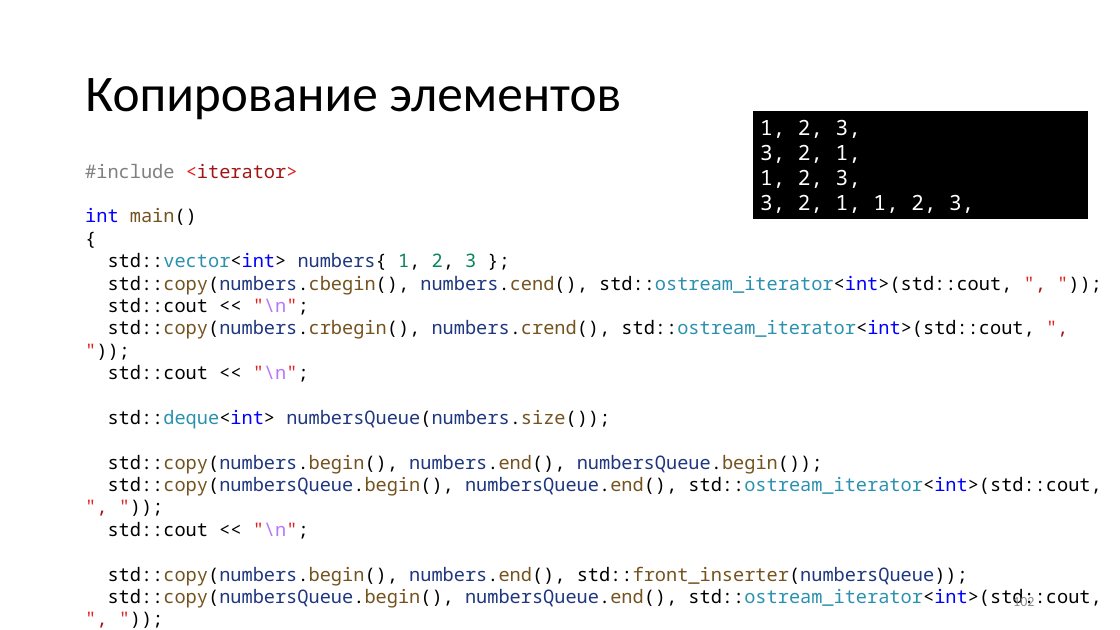
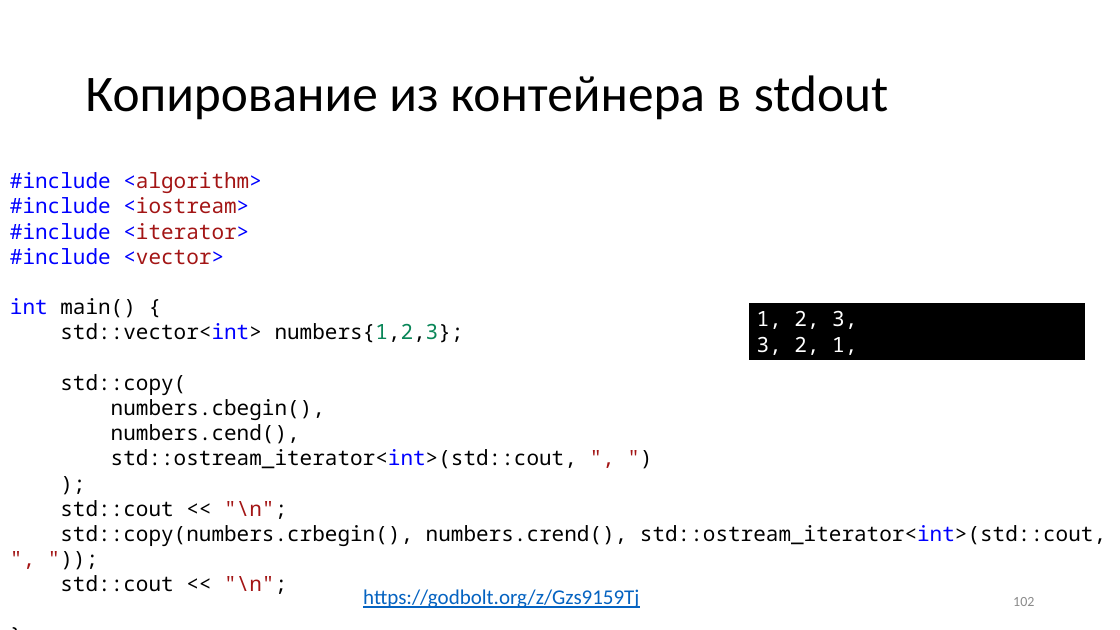
Before and after one commit to alexey-malov/oop, a slide deck: slide 102 of lectures/01/Стандартная библиотека.pptx. Drawn at 1120x630 pixels with LibreOffice and Linux fonts; fonts in the diff are those of the drawing. Boxes give left, top, right and bottom in pixels: in the first picture for what was removed or moved away, otherwise in the second. Text is boxed around its words. In the diff, an @@ line names an element or a change of style, - is before the commit and + after.

```diff
--- a/lectures/01/Стандартная библиотека.pptx
+++ b/lectures/01/Стандартная библиотека.pptx
@@ title at (85, 75, 888, 120): text changed @@
-Копирование элементов
+Копирование из контейнера в stdout
@@ rectangle removed at (752, 110, 1090, 220) @@
-1, 2, 3,
-3, 2, 1,
-1, 2, 3,
-3, 2, 1, 1, 2, 3,
@@ text "#include <algorithm>": place and size @@
-text "#include <algorithm>" at (85, 164, 1101, 608)
+text "#include <algorithm>" at (10, 172, 1106, 594)
@@ text at (10, 172, 262, 214): paragraphs added @@
+#include <algorithm>
+#include <iostream>
@@ text at (10, 223, 1106, 594): size 16 to 18 pt in "#include <iterator>", "std::cout << "\n";", "std::copy(numbers.crbegin(), numbers.crend(), std::ostream_i ...", "std::cout << "\n";" and 1 more places; text colour #808080 to #0000FF in "#include"; text colour #E21F1F to #0000FF in "<iterator>"; text colour #E21F1F to #A31515 in ""\n";", "", "));", ""\n";"; text colour #B776FB to #A31515 in ""\n";", ""\n";"; text colour #74531F to #000000, text colour #1F377F to #000000 in "std::copy(numbers.crbegin(), numbers.crend(),"; text colour #2B91AF to #000000 in "std::ostream_iterator<int>(std::cout," @@
@@ text at (10, 248, 577, 469): text changed; size 16 to 18 pt @@
-int main()
-{
-std::vector<int> numbers{ 1, 2, 3 };
-std::copy(numbers.cbegin(), numbers.cend(), std::ostream_iterator<int>(std::cout, ", "));
+#include <vector>
+int main() {
+std::vector<int> numbers{1,2,3};
+std::copy(
+numbers.cbegin(),
+numbers.cend(),
+std::ostream_iterator<int>(std::cout, ", ")
+);
@@ rectangle added at (749, 302, 1086, 361), fill #000000, outline #FFFFFF 1.5 pt, 18 pt, text #FFFFFF @@
+1, 2, 3,
+3, 2, 1,
@@ text at (108, 409, 1101, 608): paragraphs removed @@
-std::deque<int> numbersQueue(numbers.size());
-std::copy(numbers.begin(), numbers.end(), numbersQueue.begin());
-std::copy(numbersQueue.begin(), numbersQueue.end(), std::ostream_iterator<int>(std::cout, ", "));
-std::cout << "\n";
-std::copy(numbers.begin(), numbers.end(), std::front_inserter(numbersQueue));
-std::copy(numbersQueue.begin(), numbersQueue.end(), std::ostream_iterator<int>(std::cout, ", "));
-std::cout << "\n";
@@ text added at (363, 589, 639, 608), 18 pt, text #0563C1, underline @@
+https://godbolt.org/z/Gzs9159Tj
```
Also in this commit, not shown: 5 other slides changed, 8 slides added, 2 slides removed, 2 other files.
